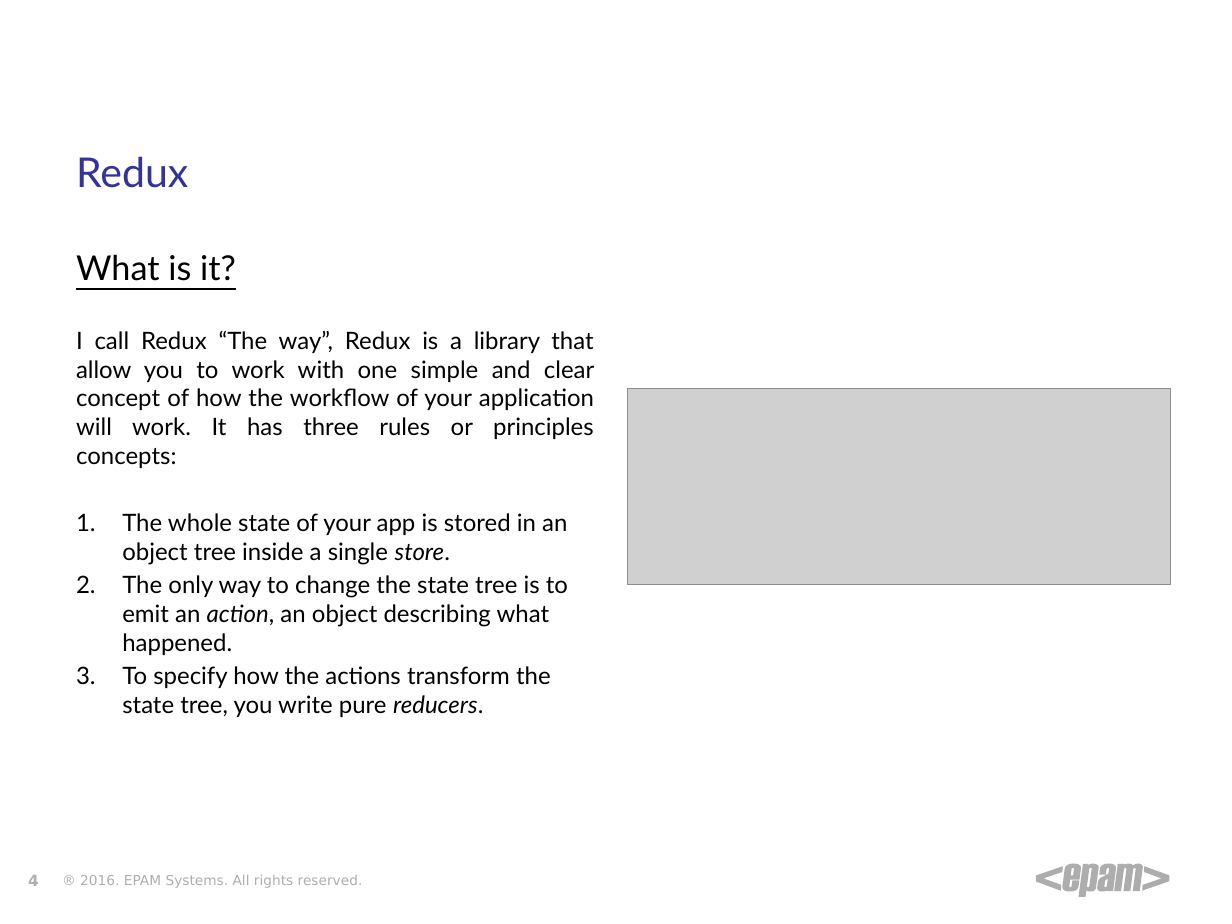
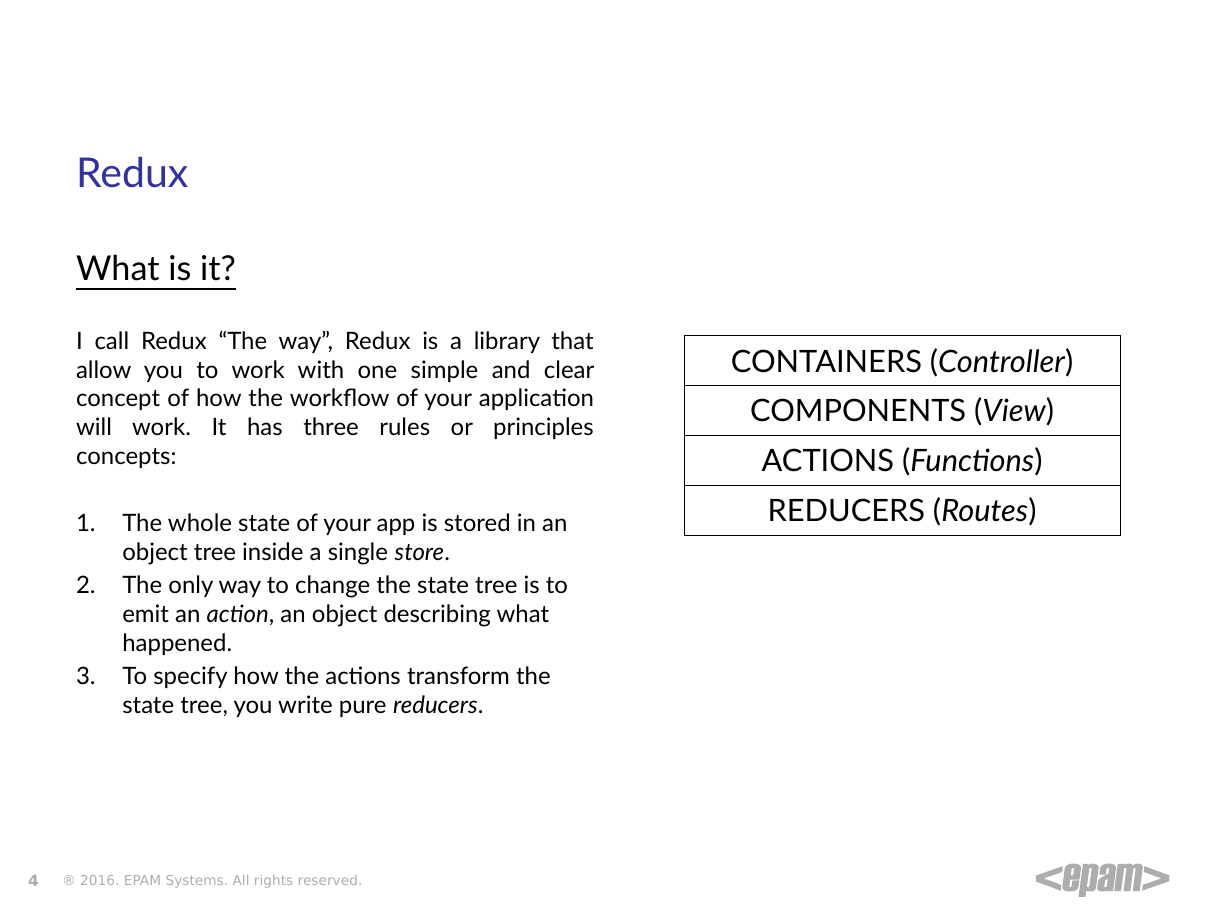
Before and after one commit to damianfabian/react-course, a slide deck: slide 4 of Week_3/Workout1.pptx. Drawn at 1232x924 pixels with LibreOffice and Linux fonts; fonts in the diff are those of the drawing; grey boxes stand for pictures; background and template pictures are left out. Boxes give left, top, right and bottom in pixels: in the first picture for what was removed or moved away, otherwise in the second. Text is boxed around its words. In the diff, an @@ line names an element or a change of style, - is before the commit and + after.

Commit message:
Modified REdux presentation

```diff
--- a/Week_3/Workout1.pptx
+++ b/Week_3/Workout1.pptx
@@ table added at box(684, 335, 1120, 535), 4 rows, 1 columns @@
+CONTAINERS (Controller)
+COMPONENTS (View)
+ACTIONS (Functions)
+REDUCERS (Routes)
@@ picture removed at box(627, 388, 1170, 584) @@
```
Also in this commit, not shown: 1 other slide changed.
